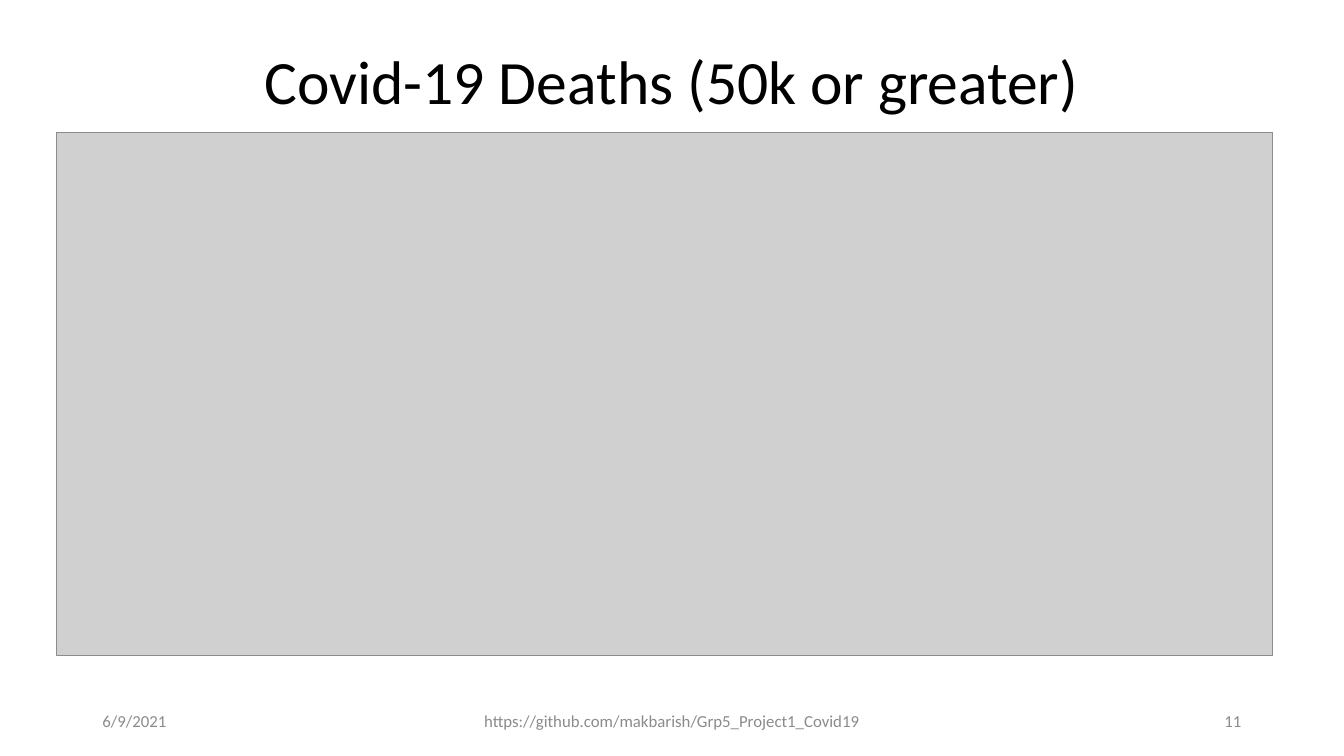
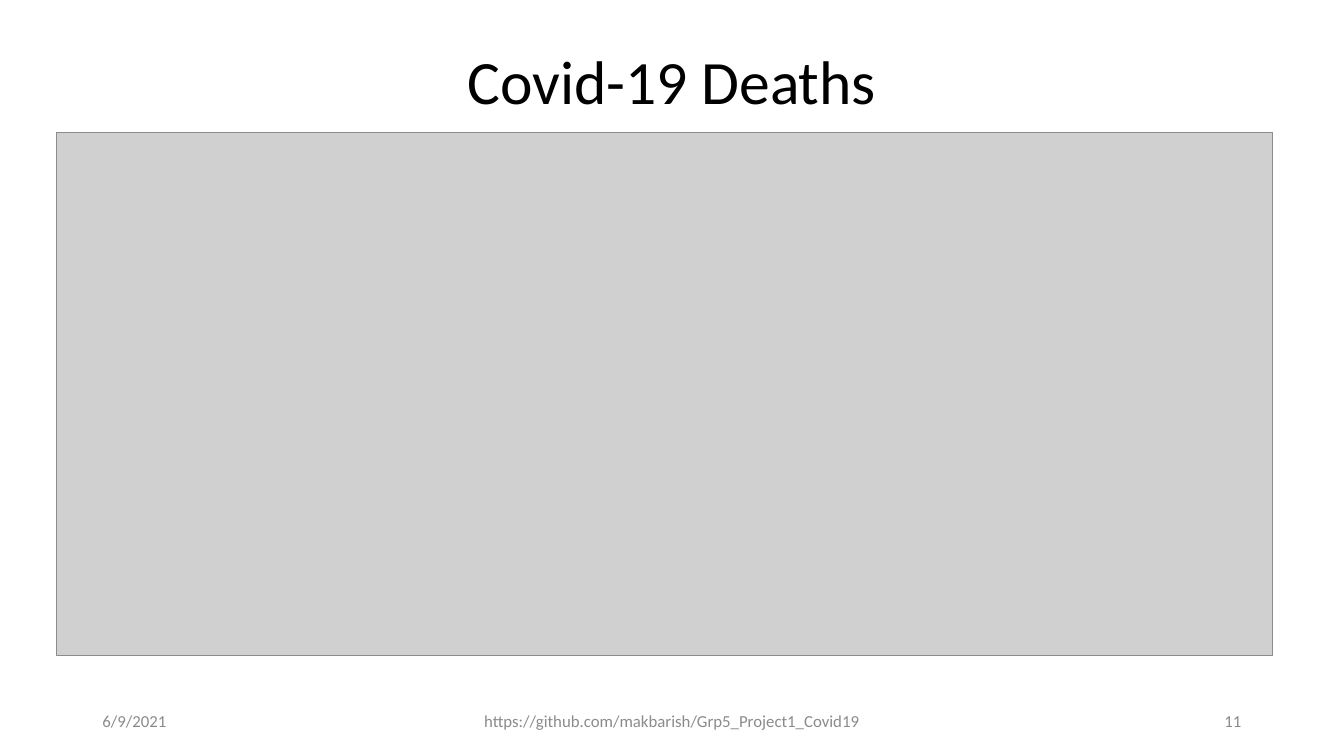
Before and after one commit to makbarish/Grp5_Project1_Covid19, a slide deck: slide 11 of Clay/Novel_Corona_Virus_2019_v2.pptx. Drawn at 1344x756 pixels with LibreOffice and Linux fonts; fonts in the diff are those of the drawing; grey boxes stand for pictures. Boxes give left, top, right and bottom in pixels: in the first picture for what was removed or moved away, otherwise in the second. Text is boxed around its words. In the diff, an @@ line names an element or a change of style, - is before the commit and + after.

```diff
--- a/Clay/Novel_Corona_Virus_2019_v2.pptx
+++ b/Clay/Novel_Corona_Virus_2019_v2.pptx
@@ title at (467,61,876,105): text changed @@
-Covid-19 Deaths (50k or greater)
+Covid-19 Deaths
```
Also in this commit, not shown: 9 other slides changed, 2 slides added.
